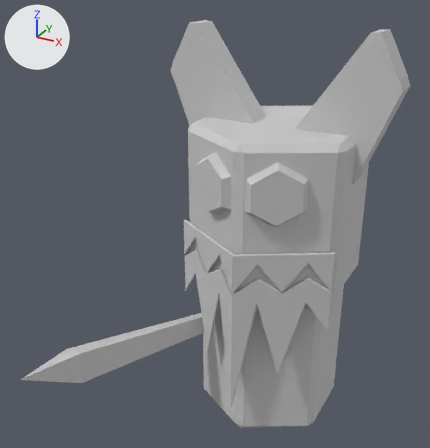
The FBX model Assets/Game/Meshes/Builder_Green.FBX: old version first, new version second.
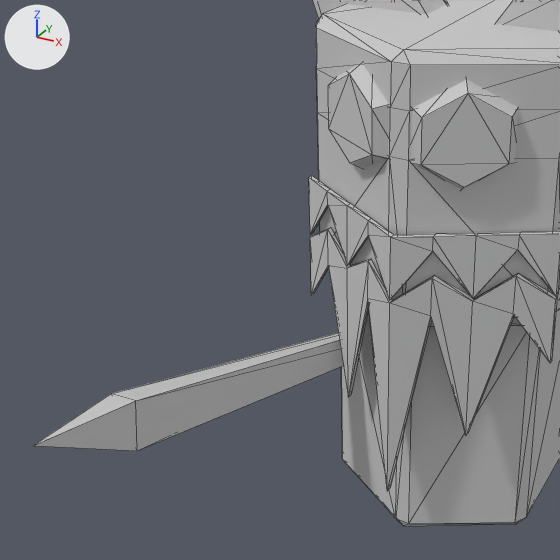
Old and new are each drawn whole from a 50 mm lens placed at (138.0, -333.0, 291.0), pointed at (-20.0, -46.0, 147.0) and again close up on the part from 0% to 78% of the width and 26% to 100% of the height. The lights are fixed; the arrows at upper left show +X, +Y and +Z. The close-ups show mesh edges as thin lines. Where no turn or scale is listed for an object, it has been applied to the vertices.

Objects in the first close-up: 'Builder_Green'.
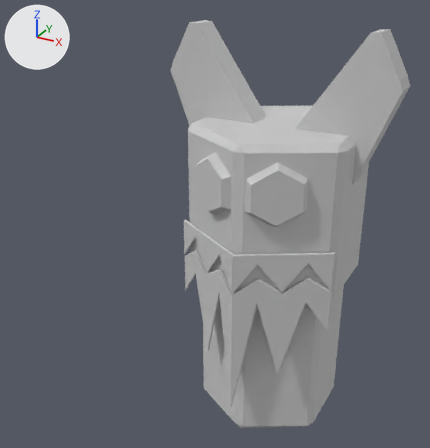
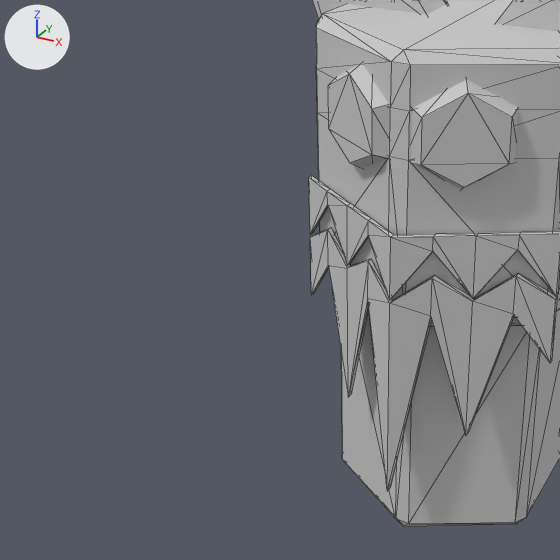
The edits, one by one:
me_mesh has 223 vertices, 369 faces and spans x -84.0..72.0, y -152.0..56.0, z 0.0..258.0.
me_mesh is used by ob_builder_green; location (0.0, 0.0, 0.0).
me_mesh part 1: the loose piece of 7 vertices spanning x -84.0..-9.0, y -152.0..21.0, z 60.0..87.0 is deleted.

Pixel boxes [x1, y1, x2, y2] of what changed, in the close-ups (560 x 560 px):
'Builder_Green', reshaped
    before: [33, 0, 560, 526]
    after: [309, 0, 560, 526]
part 1 of me_mesh, deleted
    before: [33, 333, 344, 451]
